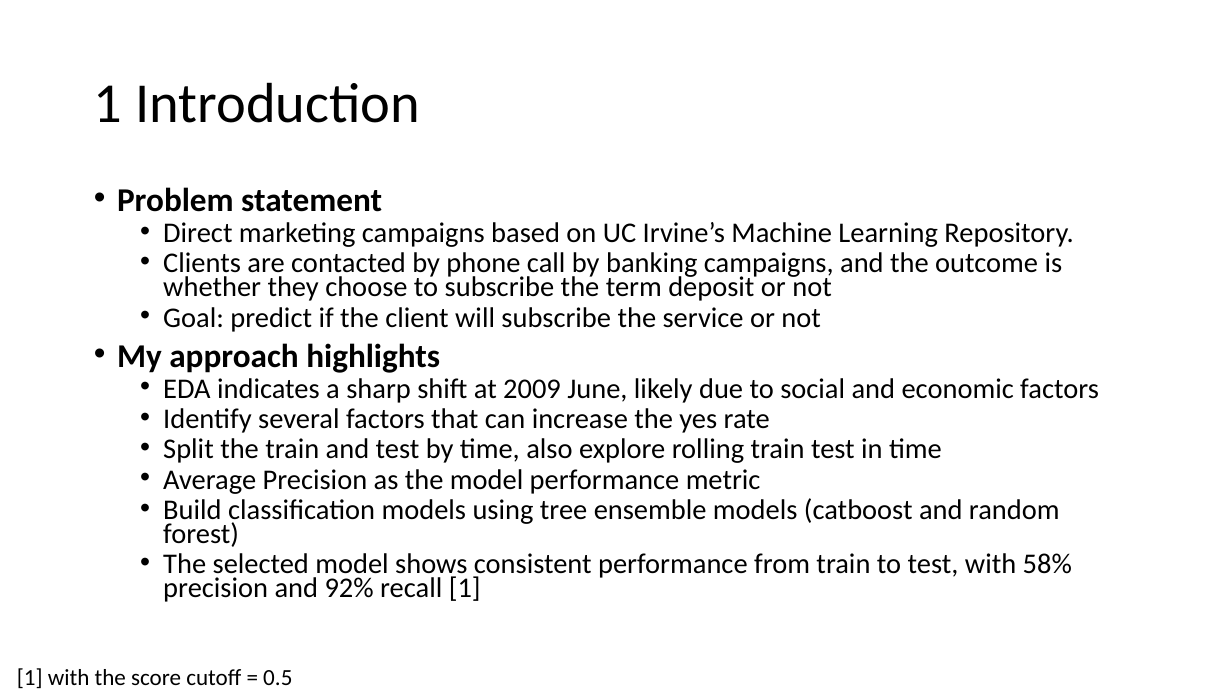
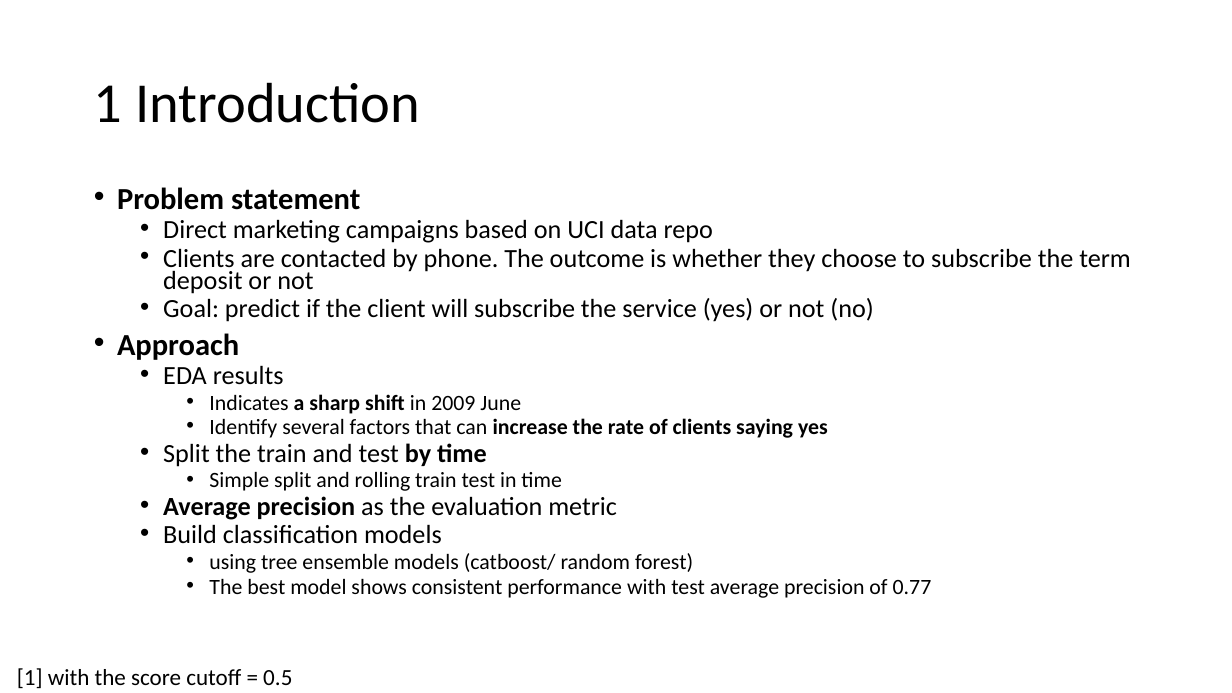
Before and after one commit to jianghan2013/UCI_data, a slide deck: slide 2 of ds_challenge_presentation_HanJiang.pptx. Drawn at 1232x693 pixels with LibreOffice and Linux fonts; fonts in the diff are those of the drawing. Boxes give left, top, right and bottom in pixels: in the first picture for what was removed or moved away, otherwise in the second. Text is boxed around its words. In the diff, an @@ line names an element or a change of style, - is before the commit and + after.

Commit message:
add final fix

```diff
--- a/ds_challenge_presentation_HanJiang.pptx
+++ b/ds_challenge_presentation_HanJiang.pptx
@@ text at [117,187,360,210]: size 25.9 to 23.8 pt in "Problem statement" @@
@@ text at [117,219,1131,598]: text changed; size 22.2 to 20.4 pt @@
-  • Direct marketing campaigns based on UC Irvine’s Machine Learning Repository.
-  • Clients are contacted by phone call by banking campaigns, and the outcome is whether they choose to subscribe the term deposit or not
-  • Goal: predict if the client will subscribe the service or not
-• My approach highlights
-  • EDA indicates a sharp shift at 2009 June, likely due to social and economic factors
-  • Identify several factors that can increase the yes rate
-  • Split the train and test by time, also explore rolling train test in time
-  • Average Precision as the model performance metric
-  • Build classification models using tree ensemble models (catboost and random forest)
-  • The selected model shows consistent performance from train to test, with 58% precision and 92% recall [1]
+  • Direct marketing campaigns based on UCI data repo
+  • Clients are contacted by phone. The outcome is whether they choose to subscribe the term deposit or not
+  • Goal: predict if the client will subscribe the service (yes) or not (no)
+• Approach
+  • EDA results
+    • Indicates a sharp shift in 2009 June
+    • Identify several factors that can increase the rate of clients saying yes
+  • Split the train and test by time
+    • Simple split and rolling train test in time
+  • Average precision as the evaluation metric
+  • Build classification models
+    • using tree ensemble models (catboost/ random forest)
+    • The best model shows consistent performance with test average precision of 0.77
```
Also in this commit, not shown: 11 other slides changed, 3 slides added, 2 slides removed.
